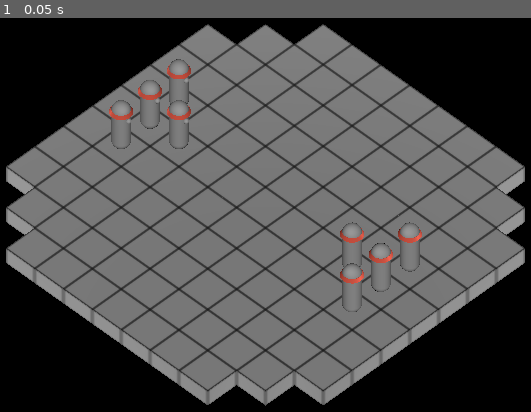
Above: before the commit, frame 1.
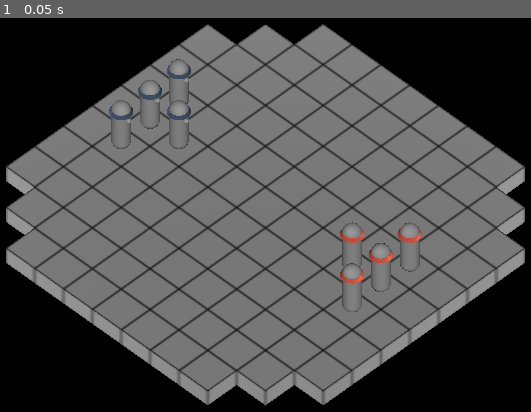
Above: after the commit, the same moment.

Repository: telmotrooper/meagre-tactics
Game: Godot game, scene res://main.tscn
Same seed, same stepped clock (60 frames per second), same inputs: the game is played once before the commit and once after it.
Inputs:
- Up to frame 1 (0.05 s): no input

The runs differ from the first frame. In frame 1, 0.2% of the frame differs, in the area x 20-36%, y 11-26%.

Commit message:
pieces can have any of two colors

Diff:
--- a/main.tscn
+++ b/main.tscn
@@ -28,15 +28,19 @@
 
 [node name="Piece" parent="Board/Team2" instance=ExtResource("2_6erff")]
 transform = Transform3D(1.31134e-07, 0, -1, 0, 1, 0, 1, 0, 1.31134e-07, 4, 1, 1)
+color = "red"
 
 [node name="Piece2" parent="Board/Team2" instance=ExtResource("2_6erff")]
 transform = Transform3D(1.31134e-07, 0, -1, 0, 1, 0, 1, 0, 1.31134e-07, 4, 1, -2.18557e-08)
+color = "red"
 
 [node name="Piece3" parent="Board/Team2" instance=ExtResource("2_6erff")]
 transform = Transform3D(1.31134e-07, 0, -1, 0, 1, 0, 1, 0, 1.31134e-07, 3, 1, 6.55671e-08)
+color = "red"
 
 [node name="Piece4" parent="Board/Team2" instance=ExtResource("2_6erff")]
 transform = Transform3D(1.31134e-07, 0, -1, 0, 1, 0, 1, 0, 1.31134e-07, 4, 1, -1)
+color = "red"
 
 [node name="Camera3D" type="Camera3D" parent="."]
 transform = Transform3D(0.707107, -0.5, 0.5, 0, 0.707107, 0.707107, -0.707107, -0.5, 0.5, 3, 4.25, 3)
--- a/piece/piece.gd
+++ b/piece/piece.gd
@@ -1,4 +1,13 @@
 extends CharacterBody3D
 
+@export var color := "blue"
+
+@export_group("Materials")
+@export var blue_material: Material
+@export var red_material: Material
+
 func _ready() -> void:
-	pass
+	if color == "blue":
+		$MeshInstance3D3.set_surface_override_material(0, blue_material)
+	elif color == "red":
+		$MeshInstance3D3.set_surface_override_material(0, red_material)
--- a/piece/piece.tscn
+++ b/piece/piece.tscn
@@ -1,6 +1,8 @@
-[gd_scene load_steps=7 format=3 uid="uid://bfr6ahl1msuvj"]
+[gd_scene load_steps=8 format=3 uid="uid://bfr6ahl1msuvj"]
 
 [ext_resource type="Script" path="res://piece/piece.gd" id="1_yopb6"]
+[ext_resource type="Material" uid="uid://bmo1xfx2vluua" path="res://piece/red_material.tres" id="2_52lg3"]
+[ext_resource type="Material" uid="uid://buqakypy8cde" path="res://piece/blue_material.tres" id="2_ov4dn"]
 
 [sub_resource type="CapsuleMesh" id="CapsuleMesh_45inp"]
 radius = 0.25
@@ -14,11 +16,8 @@
 radius = 0.075
 height = 0.15
 
-[sub_resource type="StandardMaterial3D" id="StandardMaterial3D_d5c4f"]
-albedo_color = Color(0.768627, 0.282353, 0.211765, 1)
-
 [sub_resource type="CylinderMesh" id="CylinderMesh_2ifsu"]
-material = SubResource("StandardMaterial3D_d5c4f")
+material = ExtResource("2_ov4dn")
 top_radius = 0.25
 bottom_radius = 0.3
 height = 0.1
@@ -28,6 +27,8 @@
 collision_mask = 0
 input_ray_pickable = false
 script = ExtResource("1_yopb6")
+blue_material = ExtResource("2_ov4dn")
+red_material = ExtResource("2_52lg3")
 
 [node name="MeshInstance3D" type="MeshInstance3D" parent="."]
 mesh = SubResource("CapsuleMesh_45inp")
